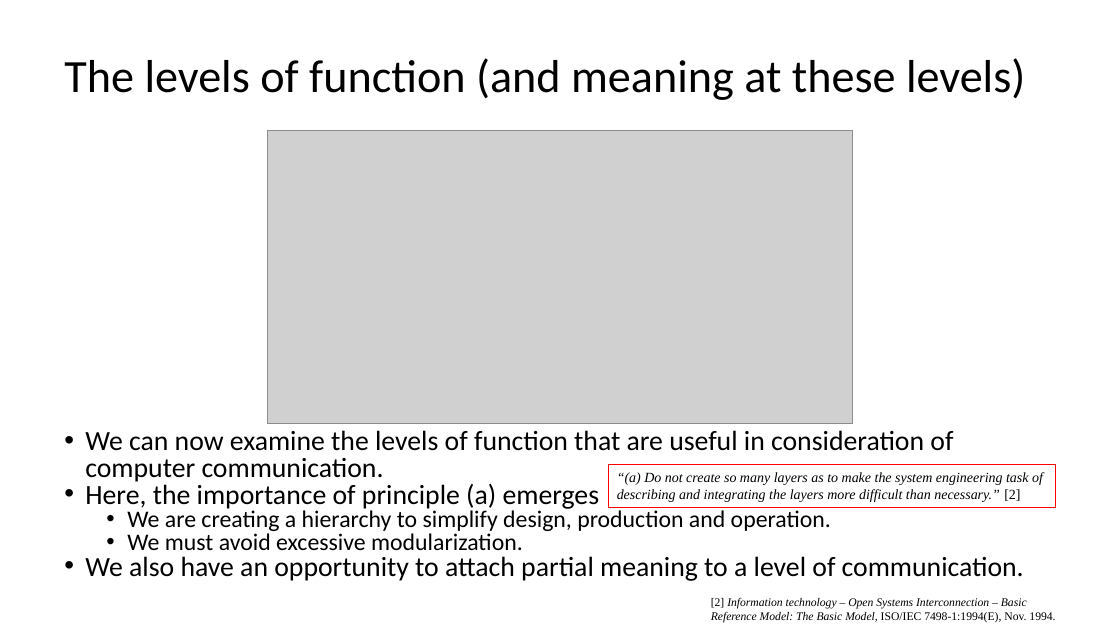
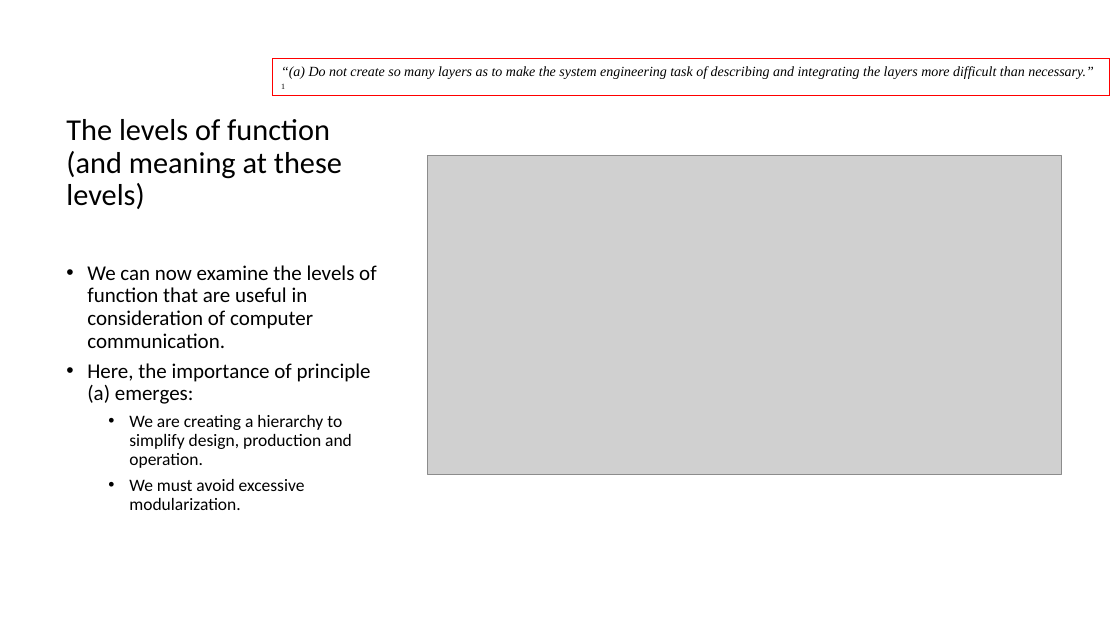
Before and after one commit to lukacassar/hw, a slide deck: slide 51 of CCE2414/1. Networking Foundations.pptx (slide 49 before the commit). Drawn at 1120x630 pixels with LibreOffice and Linux fonts; fonts in the diff are those of the drawing; grey boxes stand for pictures. Boxes give left, top, right and bottom in pixels: in the first picture for what was removed or moved away, otherwise in the second. Text is boxed around its words. In the diff, an @@ line names an element or a change of style, - is before the commit and + after.

```diff
--- a/CCE2414/1. Networking Foundations.pptx
+++ b/CCE2414/1. Networking Foundations.pptx
@@ title "The levels of function (and ...": place and size @@
-title "The levels of function (and ..." at bbox=[64, 58, 1025, 100]
+title "The levels of function (and ..." at bbox=[66, 119, 342, 209]
@@ title "The levels of function (and ..." at bbox=[66, 119, 342, 209]: size 39.6 to 26 pt; vertical alignment middle to bottom @@
@@ rectangle "“(a) Do not create so ...": place and size @@
-rectangle "“(a) Do not create so ..." at bbox=[608, 465, 1055, 507]
+rectangle "“(a) Do not create so ..." at bbox=[273, 59, 1111, 96]
@@ text in rectangle at bbox=[281, 66, 1094, 89]: text changed @@
-“(a) Do not create so many layers as to make the system engineering task of describing and integrating the layers more difficult than necessary.” [2]
+“(a) Do not create so many layers as to make the system engineering task of describing and integrating the layers more difficult than necessary.” 1
@@ picture: place and size @@
-picture at bbox=[267, 130, 853, 424]
+picture at bbox=[428, 155, 1062, 474]
@@ text "We can now examine the ...": place and size @@
-text "We can now examine the ..." at bbox=[85, 430, 1024, 581]
+text "We can now examine the ..." at bbox=[87, 265, 376, 510]
@@ text at bbox=[87, 265, 376, 510]: size 23.8 to 18 pt in "We can now examine the levels of ..."; size 20.4 to 15 pt in "We are creating a hierarchy to simplify ...", "We must avoid excessive modularization."; line spacing 0.8 to 0.9; more space between paragraphs @@
@@ text at bbox=[87, 363, 371, 404]: text changed; size 23.8 to 18 pt @@
-• Here, the importance of principle (a) emerges
+• Here, the importance of principle (a) emerges:
@@ text at bbox=[85, 556, 1024, 581]: paragraph removed @@
-• We also have an opportunity to attach partial meaning to a level of communication.
@@ text removed at bbox=[711, 597, 1055, 623] @@
-[2] Information technology – Open Systems Interconnection – Basic Reference Model: The Basic Model, ISO/IEC 7498-1:1994(E), Nov. 1994.
```
Also in this commit, not shown: 54 other slides changed, 12 slides added, 5 slides removed.
